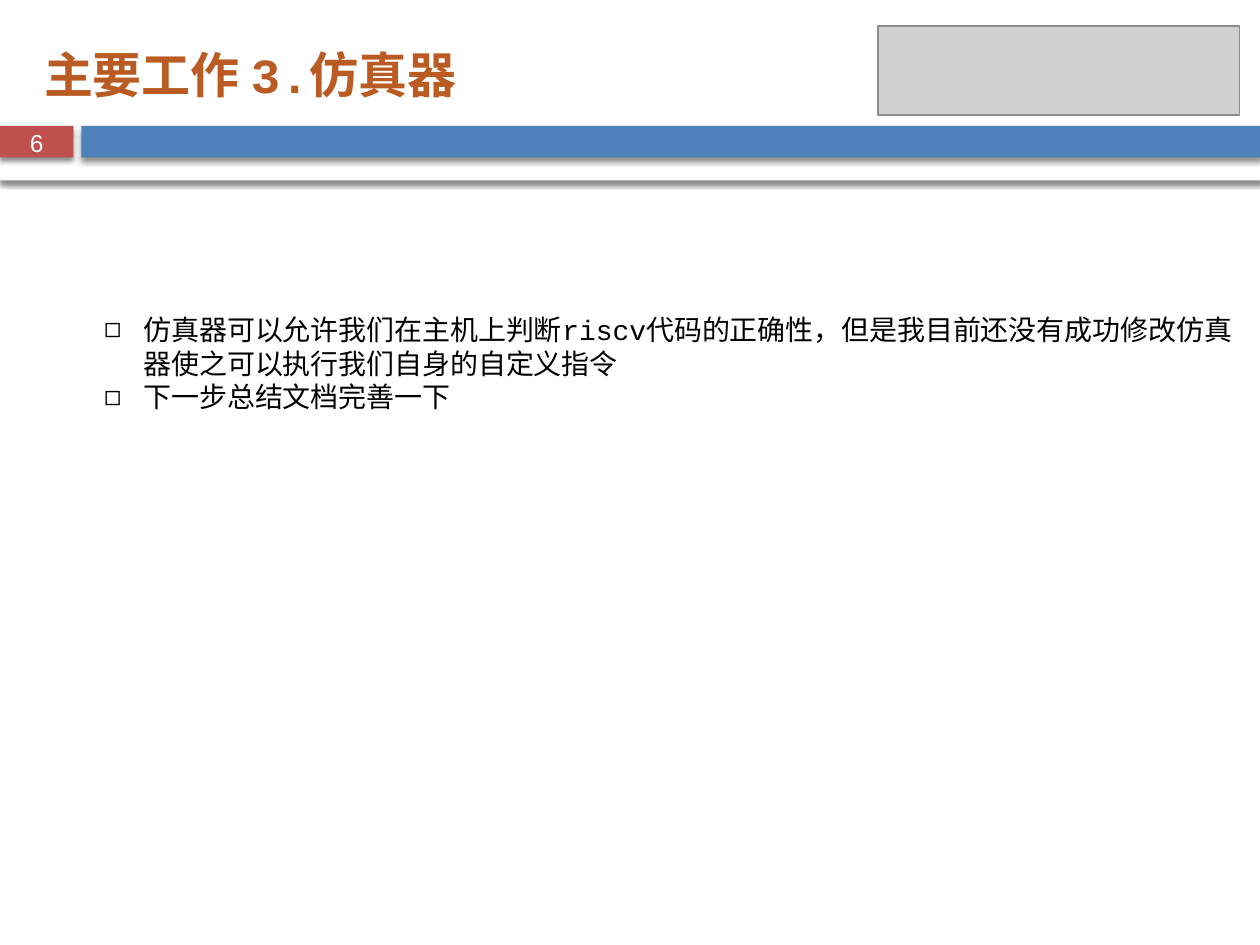
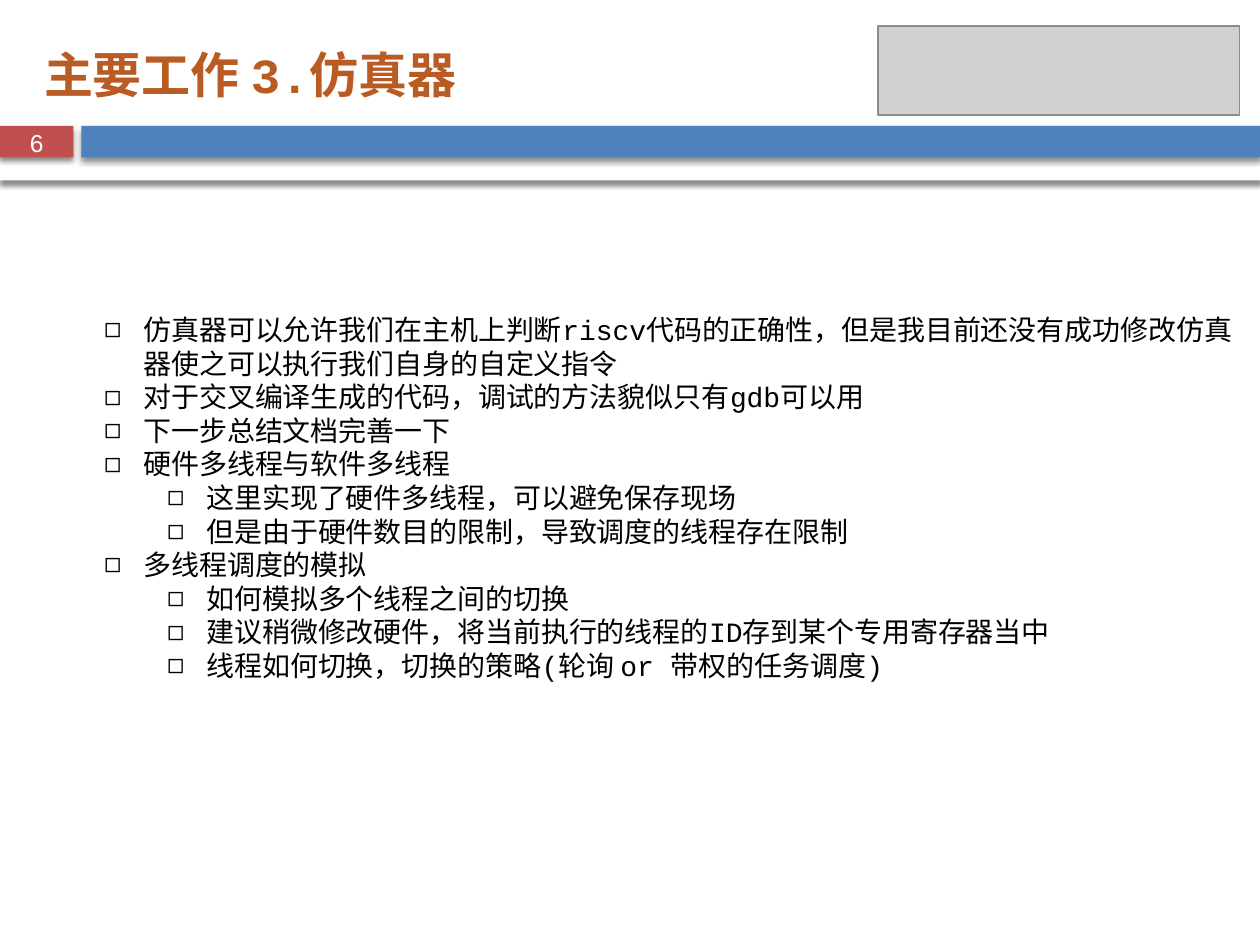
Before and after one commit to Gaoustcer/note, a slide deck: slide 6 of 组会报告.pptx. Drawn at 1260x945 pixels with LibreOffice and Linux fonts; fonts in the diff are those of the drawing; grey boxes stand for pictures; background and template pictures are left out. Boxes give left, top, right and bottom in pixels: in the first picture for what was removed or moved away, otherwise in the second. Text is boxed around its words. In the diff, an @@ line names an element or a change of style, - is before the commit and + after.

```diff
--- a/组会报告.pptx
+++ b/组会报告.pptx
@@ text at <box>143,383,864,413</box>: paragraph added @@
+  ◻ 对于交叉编译生成的代码，调试的方法貌似只有gdb可以用
@@ text at <box>143,450,1049,682</box>: paragraphs added @@
+  ◻ 硬件多线程与软件多线程
+    ◻ 这里实现了硬件多线程，可以避免保存现场
+    ◻ 但是由于硬件数目的限制，导致调度的线程存在限制
+  ◻ 多线程调度的模拟
+    ◻ 如何模拟多个线程之间的切换
+    ◻ 建议稍微修改硬件，将当前执行的线程的ID存到某个专用寄存器当中
+    ◻ 线程如何切换，切换的策略(轮询 or 带权的任务调度)
```
Also in this commit, not shown: 6 other slides changed, 25 other files.
